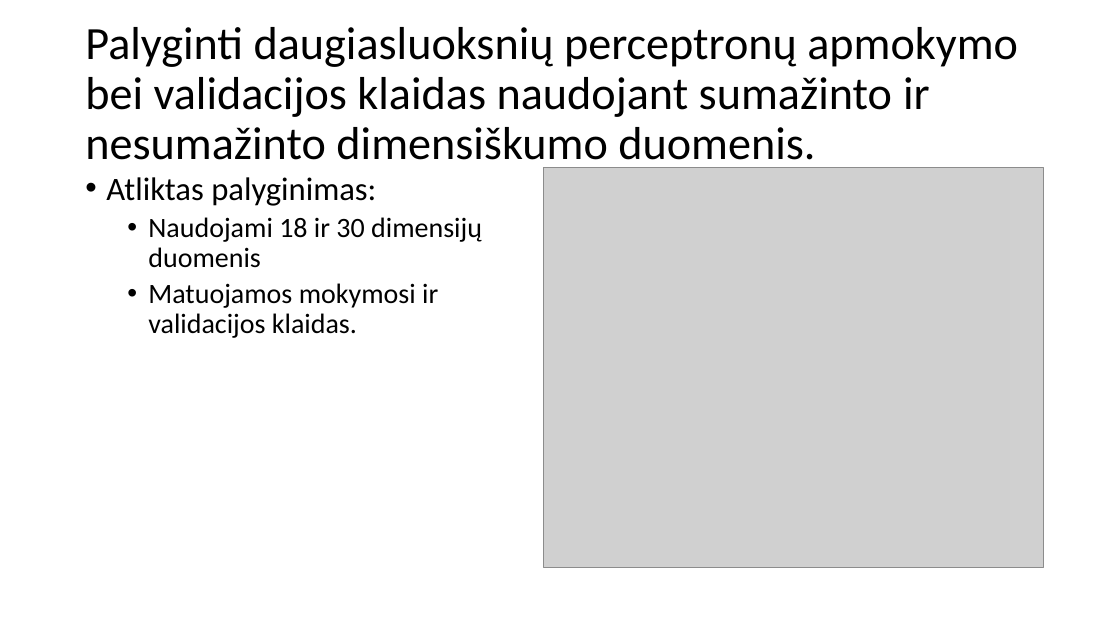
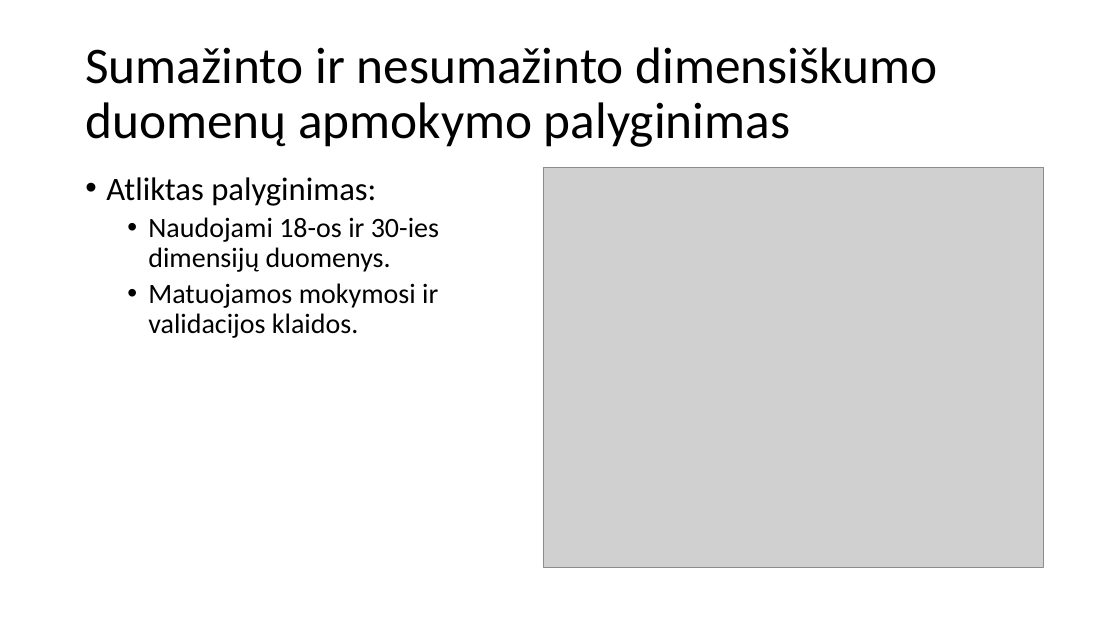
Before and after one commit to donce/bakalauras, a slide deck: slide 9 of pristatymas.pptx. Drawn at 1120x630 pixels with LibreOffice and Linux fonts; fonts in the diff are those of the drawing; grey boxes stand for pictures. Boxes give left, top, right and bottom in pixels: in the first picture for what was removed or moved away, otherwise in the second. Text is boxed around its words. In the diff, an @@ line names an element or a change of style, - is before the commit and + after.

Commit message:
Presentation fixed

```diff
--- a/pristatymas.pptx
+++ b/pristatymas.pptx
@@ title at (x1=85, y1=47, x2=937, y2=147): text changed; size 39.6 to 44 pt @@
-Palyginti daugiasluoksnių perceptronų apmokymo bei validacijos klaidas naudojant sumažinto ir nesumažinto dimensiškumo duomenis.
+Sumažinto ir nesumažinto dimensiškumo duomenų apmokymo palyginimas
@@ text at (x1=148, y1=217, x2=439, y2=338): text changed @@
-  • Naudojami 18 ir 30 dimensijų duomenis
-  • Matuojamos mokymosi ir validacijos klaidas.
+  • Naudojami 18-os ir 30-ies dimensijų duomenys.
+  • Matuojamos mokymosi ir validacijos klaidos.
```
Also in this commit, not shown: 8 other slides changed.
